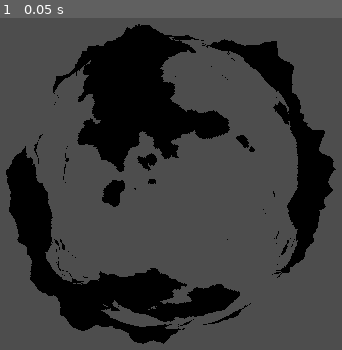
Above: before the commit, frame 1.
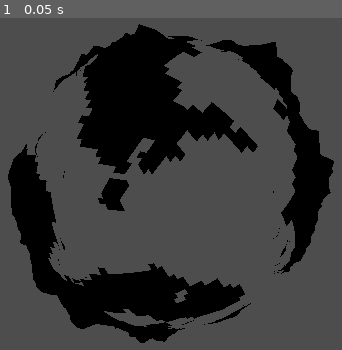
Above: after the commit, the same moment.

Repository: corneliusphi-personal/shellworld
Game: Godot game, scene res://main.tscn
The game is run twice, just before and just after one commit, with the same random seed, the same clock (stepped at 60 frames per second) and the same inputs. The project has no main scene, so this scene is started directly.
Inputs:
- Up to frame 1 (0.05 s): no input

The runs differ from the first frame. In frame 1, 5.2% of the frame differs, in the area x 1-99%, y 1-99%.

Commit message:
height based shading

Diff:
--- /dev/null
+++ b/ColorGenerator.gd
@@ -0,0 +1,4 @@
+@tool
+extends Resource
+
+class_name ColorGenerator
--- a/Shell.gd
+++ b/Shell.gd
@@ -10,13 +10,13 @@
 var forward : ShellMeshFace
 var back : ShellMeshFace
 
-func _init(noiseFilter : NoiseFilter) -> void:
-	up = ShellMeshFace.new(Vector3.UP, noiseFilter)
-	down = ShellMeshFace.new(Vector3.DOWN, noiseFilter)
-	left = ShellMeshFace.new(Vector3.LEFT, noiseFilter)
-	right = ShellMeshFace.new(Vector3.RIGHT, noiseFilter)
-	forward = ShellMeshFace.new(Vector3.FORWARD, noiseFilter)
-	back = ShellMeshFace.new(Vector3.BACK, noiseFilter)
+func _init(noiseFilter : NoiseFilter, material: ShaderMaterial) -> void:
+	up = ShellMeshFace.new(Vector3.UP, noiseFilter, material)
+	down = ShellMeshFace.new(Vector3.DOWN, noiseFilter, material)
+	left = ShellMeshFace.new(Vector3.LEFT, noiseFilter, material)
+	right = ShellMeshFace.new(Vector3.RIGHT, noiseFilter, material)
+	forward = ShellMeshFace.new(Vector3.FORWARD, noiseFilter, material)
+	back = ShellMeshFace.new(Vector3.BACK, noiseFilter, material)
 	add_child(up)
 	add_child(down)
 	add_child(left)
@@ -25,6 +25,8 @@
 	add_child(back)
 
 func regenerate_mesh(shellWorldData: ShellWorldData, shellNum: int) -> void:
+	shellWorldData.minHeight = 9999999.0
+	shellWorldData.maxHeight = -99999999.0
 	print("Shell: regenerate_mesh")
 	up.regenerate_mesh(shellWorldData, shellNum)
 	if (!shellWorldData.renderTopOnly):
--- a/ShellMeshFace.gd
+++ b/ShellMeshFace.gd
@@ -5,10 +5,12 @@
 
 @export var normal : Vector3
 var noiseFilter : NoiseFilter
+var material: ShaderMaterial
 
-func _init(_normal : Vector3, _noiseFilter : NoiseFilter) -> void:
+func _init(_normal : Vector3, _noiseFilter : NoiseFilter, _material: ShaderMaterial) -> void:
 	normal = _normal
 	noiseFilter = _noiseFilter
+	material = _material
 
 func regenerate_mesh(shellWorldData : ShellWorldData, shellNum : int):
 	print("ShellMeshFace: regenerate_mesh")
@@ -51,13 +53,17 @@
 			var result = noiseFilter.evaluate(pointOnUnitSphere, shellWorldData)
 			var pointWithElevation = result[0]
 			var elevation = result[1]
+			var length = pointWithElevation.length()
+			if length > shellWorldData.maxHeight:
+				shellWorldData.maxHeight = length
+			if length < shellWorldData.minHeight:
+				shellWorldData.minHeight = length
 			vertex_array[i] = pointWithElevation
 			elevation_array[i] = elevation
 			normal_array[i] = normal
 			uv_array[i] = percent
 
 			i += 1
-	print("ShellMeshFace: vertex count", i)
 
 	var tri_index : int = 0
 	# generate triangles
@@ -74,7 +80,6 @@
 				triangles[tri_index + 1] = base_index + resolution
 				triangles[tri_index + 2] = base_index + resolution + 1
 				tri_index += 3
-	print("ShellMeshFace: triindex", tri_index)
 
 	var arrays := []
 	arrays.resize(Mesh.ARRAY_MAX)
@@ -82,6 +87,13 @@
 	arrays[Mesh.ARRAY_TEX_UV] = uv_array
 	arrays[Mesh.ARRAY_NORMAL] = normal_array
 	arrays[Mesh.ARRAY_INDEX] = triangles
+	#call_deferred("_update_mesh", arrays, shellWorldData)
+
+	#func _update_mesh(arrays: Array, shellWorldData: ShellWOrldData):
 	var _mesh := ArrayMesh.new()
 	_mesh.add_surface_from_arrays(Mesh.PRIMITIVE_TRIANGLES, arrays)
+	_mesh.surface_set_material(0, material)
 	self.mesh = _mesh
+	self.material.set_shader_parameter("min_height", shellWorldData.minHeight)
+	self.material.set_shader_parameter("max_height", shellWorldData.maxHeight)
+	self.material.set_shader_parameter("height_color", shellWorldData.heightColor)
--- a/ShellWorld.gd
+++ b/ShellWorld.gd
@@ -14,12 +14,21 @@
 var shellArray : Array[Shell] = []
 var noiseFilter : NoiseFilter
 
+@export var material: ShaderMaterial
 
 func _ready() -> void:
 	print("ShellWorld: _ready called")
 	on_data_changed()
 
 func create_shells():
+	if (material == null):
+		print("Setting Material")
+		material = ShaderMaterial.new()
+	if (material.shader == null):
+		print("Setting Material Shader")
+		var HeightShader := load("res://heightShader.gdshader")
+		print("Shader will be: ", HeightShader)
+		material.shader = HeightShader
 	if (shellWorldData == null):
 		return
 	for shell in shellArray:
@@ -30,7 +39,7 @@
 	print("ShellWorld: creating Shell")
 	shellArray.resize(shellWorldData.shellCount)
 	for i in range(shellWorldData.shellCount):
-		var shell = Shell.new(noiseFilter)
+		var shell = Shell.new(noiseFilter, material)
 		shellArray[i] = shell
 		add_child(shell)
 
--- a/ShellWorldData.gd
+++ b/ShellWorldData.gd
@@ -2,6 +2,10 @@
 extends Resource
 
 class_name ShellWorldData
+
+# Calculated Variables
+var minHeight: float = 99999.0
+var maxHeight: float = -999999.0
 
 @export var renderTopOnly : bool = false:
 	set(value):
@@ -32,3 +36,8 @@
 	set(value):
 		noiseLayers = value
 		emit_changed()
+
+@export var heightColor : GradientTexture1D:
+	set(value):
+		heightColor = value
+		emit_changed()
--- /dev/null
+++ b/heightShader.gdshader
@@ -0,0 +1,25 @@
+shader_type spatial;
+
+uniform float min_height;
+uniform float max_height;
+uniform sampler2D height_color;
+
+varying float height;
+
+void fragment() {
+	// Scale down the height values to a more reasonable range
+	//float scaled_height = height * 0.1; // Scale down by a factor of 10
+	float t = (height - min_height) / (max_height - min_height);
+
+	// Debug: Show the height value directly
+	//ALBEDO = vec3(t);
+
+	// Uncomment this line to use the color gradient
+	vec3 color = texture(height_color, vec2(t, 0.0)).rgb;
+	ALBEDO = color;
+}
+
+void vertex() {
+	// Calculate height from vertex position
+	height = length(VERTEX);
+}
--- a/shell_world.tscn
+++ b/shell_world.tscn
@@ -1,8 +1,16 @@
-[gd_scene load_steps=11 format=3 uid="uid://c3hwgecf51d21"]
+[gd_scene load_steps=15 format=3 uid="uid://c3hwgecf51d21"]
 
 [ext_resource type="Script" uid="uid://d288omvnys74" path="res://ShellWorld.gd" id="1_fmpp2"]
 [ext_resource type="Script" uid="uid://c5oq4ud0sachq" path="res://NoiseLayerData.gd" id="2_cydbd"]
 [ext_resource type="Script" uid="uid://5mnynu7w3tdk" path="res://ShellWorldData.gd" id="2_gykyr"]
+[ext_resource type="Shader" uid="uid://bqawvq3srf0b8" path="res://heightShader.gdshader" id="4_h88uu"]
+
+[sub_resource type="Gradient" id="Gradient_h88uu"]
+offsets = PackedFloat32Array(0, 0.0616438, 0.431507, 0.599315, 0.979452, 1)
+colors = PackedColorArray(0, 0, 0.976471, 1, 0.650533, 0.421788, 0.239086, 1, 0.198245, 0.389181, 0.15736, 1, 0.640188, 0.402526, 0.198102, 1, 0.83516, 0.817691, 0.814836, 1, 1, 1, 1, 1)
+
+[sub_resource type="GradientTexture1D" id="GradientTexture1D_pywq7"]
+gradient = SubResource("Gradient_h88uu")
 
 [sub_resource type="FastNoiseLite" id="FastNoiseLite_cydbd"]
 
@@ -56,15 +64,24 @@
 
 [sub_resource type="Resource" id="Resource_cydbd"]
 script = ExtResource("2_gykyr")
-renderTopOnly = null
-globalResolution = 10
+renderTopOnly = false
+globalResolution = 2
 radius = 20
 shellCount = 1
 removeZeroTriangles = true
 noiseLayers = Array[ExtResource("2_cydbd")]([SubResource("Resource_h88uu"), SubResource("Resource_pywq7"), SubResource("Resource_cvjud")])
+heightColor = SubResource("GradientTexture1D_pywq7")
 metadata/_custom_type_script = "uid://5mnynu7w3tdk"
+
+[sub_resource type="ShaderMaterial" id="ShaderMaterial_cydbd"]
+render_priority = 0
+shader = ExtResource("4_h88uu")
+shader_parameter/min_height = 20.0
+shader_parameter/max_height = 24.2107
+shader_parameter/height_color = SubResource("GradientTexture1D_pywq7")
 
 [node name="ShellWorld" type="Node3D"]
 transform = Transform3D(0.901667, -0.432432, 0, 0.432432, 0.901667, 0, 0, 0, 1, 0, 0, 0)
 script = ExtResource("1_fmpp2")
 shellWorldData = SubResource("Resource_cydbd")
+material = SubResource("ShaderMaterial_cydbd")
Not shown, added: ColorGenerator.gd.uid
Not shown, added: heightShader.gdshader.uid
